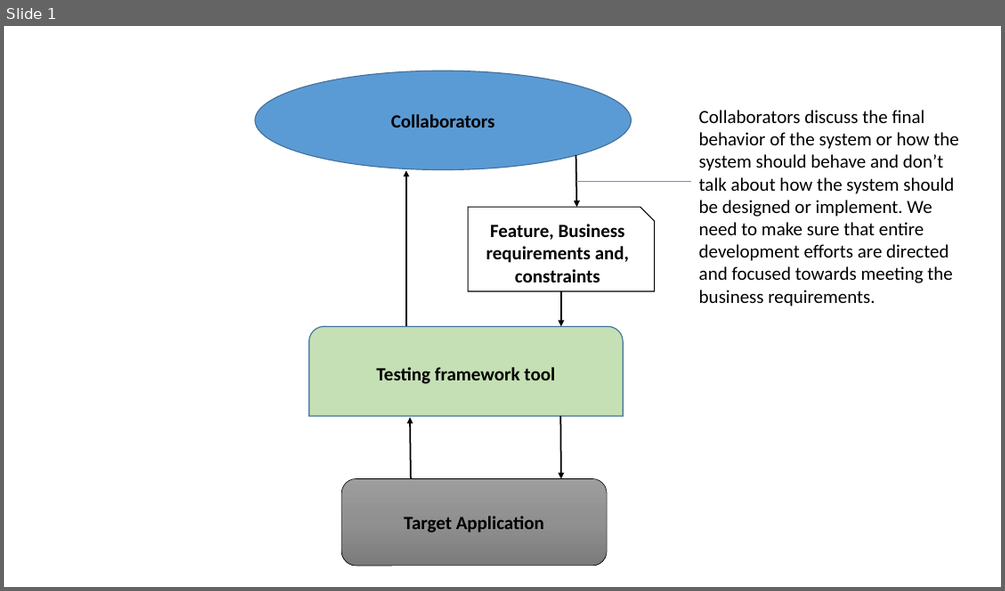
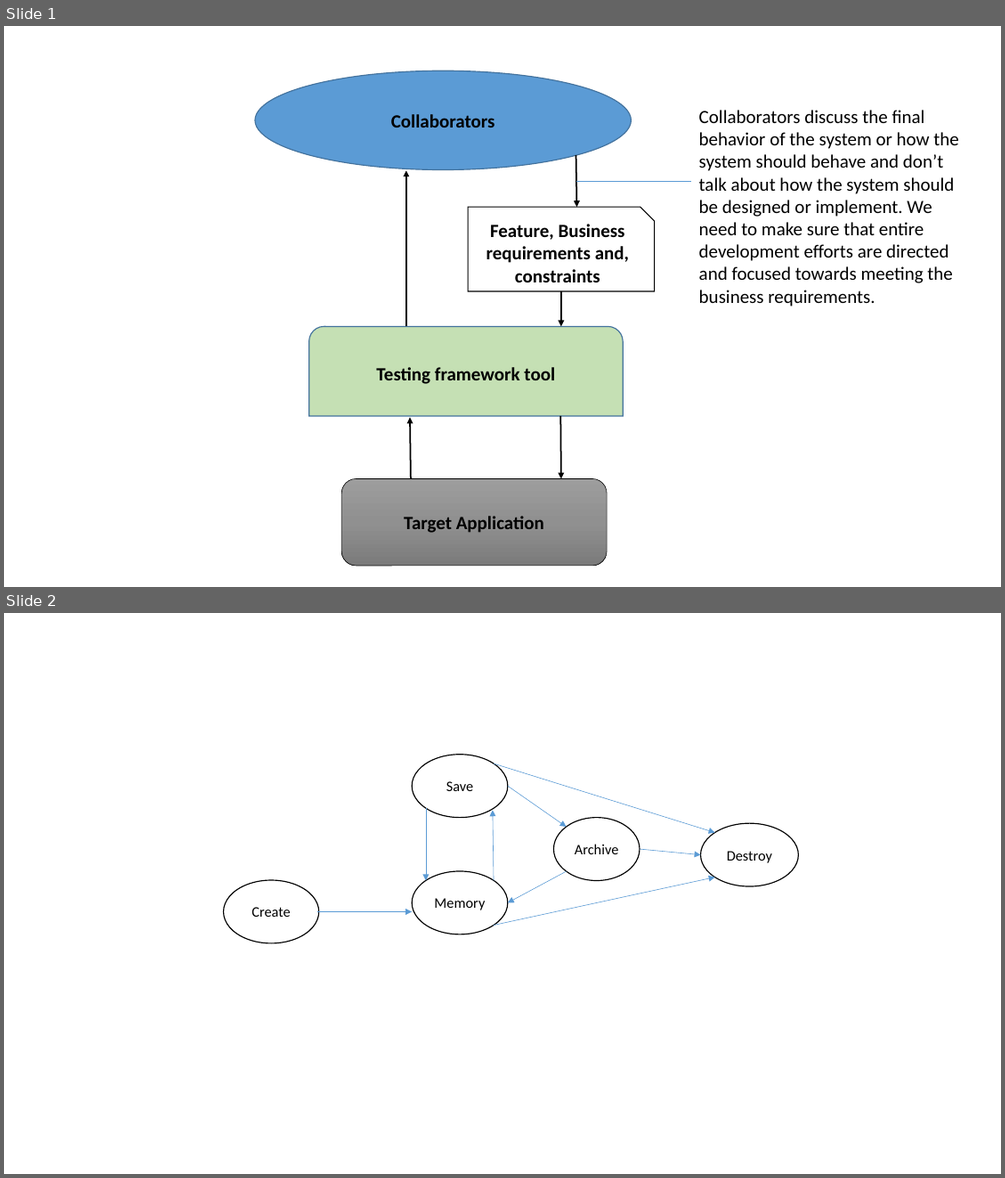
Before and after one commit to dorgelesw/-behavior-driven-develop, a slide deck: design.pptx. Shown one above the other, each under a label of ours: slide 1 before the commit, slides 1 and 2 after it. The pictures are 1005x591 and 1005x1178 pixels, drawn with LibreOffice and Linux fonts; fonts in the diff are those of the drawing. Boxes give left, top, right and bottom in pixels: in the first picture for what was removed or moved away, otherwise in the second. Text is boxed around its words. In the diff, an @@ line names an element or a change of style, - is before the commit and + after.

```diff
--- a/design.pptx
+++ b/design.pptx
@@ slide 2 added at (x1=4, y1=613, x2=1001, y2=1174), background #FFFFFF @@
@@ ellipse added at (x1=412, y1=755, x2=507, y2=817), fill #FFFFFF, outline #000000 1 pt, 14 pt, text #000000 @@
+Save
@@ arrow added from (494, 763) to (715, 833), #5B9BD5 0.5 pt @@
@@ arrow added from (508, 786) to (566, 827), #5B9BD5 0.5 pt @@
@@ arrow added from (426, 808) to (426, 881), #5B9BD5 0.5 pt @@
@@ arrow added from (494, 881) to (493, 810), #5B9BD5 0.5 pt @@
@@ ellipse added at (x1=554, y1=817, x2=639, y2=880), fill #FFFFFF, outline #000000 1 pt, 14 pt, text #000000 @@
+Archive
@@ ellipse added at (x1=701, y1=823, x2=799, y2=886), fill #FFFFFF, outline #000000 1 pt, 14 pt, text #000000 @@
+Destroy
@@ arrow added from (639, 850) to (701, 854), #5B9BD5 0.5 pt @@
@@ ellipse added at (x1=412, y1=871, x2=507, y2=933), fill #FFFFFF, outline #000000 1 pt, 14 pt, text #000000 @@
+Memory
@@ arrow added from (494, 925) to (715, 877), #5B9BD5 0.5 pt @@
@@ arrow added from (566, 871) to (508, 902), #5B9BD5 0.5 pt @@
@@ ellipse added at (x1=224, y1=880, x2=320, y2=943), fill #FFFFFF, outline #000000 1 pt, 14 pt, text #000000 @@
+Create
@@ arrow added from (317, 911) to (412, 911), #5B9BD5 0.5 pt @@
```
Also in this commit, not shown: 3 other files.
